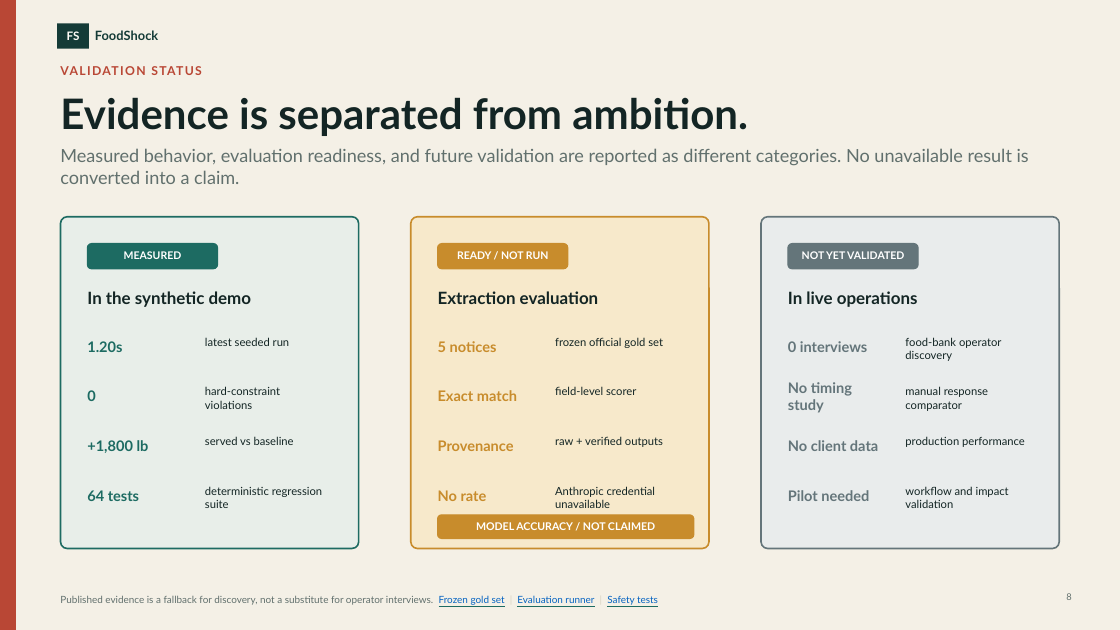
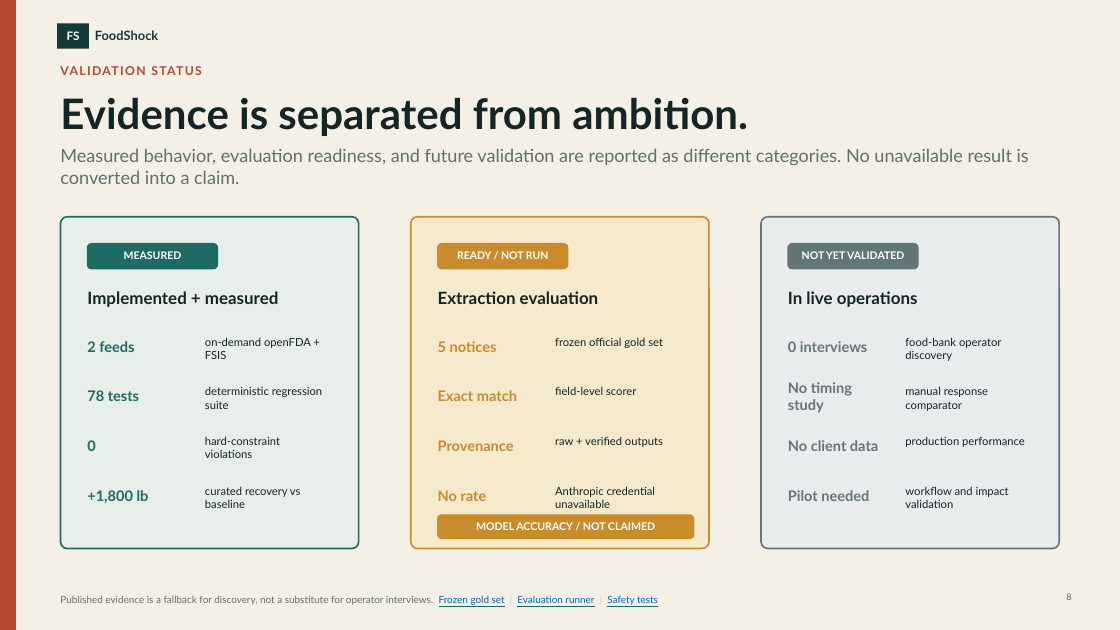
Before and after one commit to Sebastian-Alexis/ai_supplychain_foodbank, a slide deck: slide 8 of deliverables/FoodShock_pitch_deck.pptx. Drawn at 1120x630 pixels with LibreOffice and Linux fonts; fonts in the diff are those of the drawing. Boxes give left, top, right and bottom in pixels: in the first picture for what was removed or moved away, otherwise in the second. Text is boxed around its words. In the diff, an @@ line names an element or a change of style, - is before the commit and + after.

```diff
--- a/deliverables/FoodShock_pitch_deck.pptx
+++ b/deliverables/FoodShock_pitch_deck.pptx
@@ text at (x1=87, y1=291, x2=279, y2=307): text changed @@
-In the synthetic demo
+Implemented + measured
@@ text at (x1=87, y1=341, x2=134, y2=352): text changed @@
-1.20s
+2 feeds
@@ text at (x1=205, y1=337, x2=311, y2=359): text changed @@
-latest seeded run
+on-demand openFDA + FSIS
@@ text added at (x1=205, y1=386, x2=322, y2=409), 9.6 pt, text #132524 @@
+deterministic regression suite
@@ text at (x1=87, y1=390, x2=139, y2=401): text changed @@
-64 tests
+78 tests
@@ text removed at (x1=205, y1=436, x2=294, y2=445) @@
-served vs baseline
@@ 3 texts moved together from (x1=87, y1=386, x2=280, y2=453) to (x1=87, y1=436, x2=280, y2=503) @@
@@ text at (x1=205, y1=486, x2=301, y2=508): text changed @@
-deterministic regression suite
+curated recovery vs baseline
```
Also in this commit, not shown: 4 other slides changed, 8 other files.
